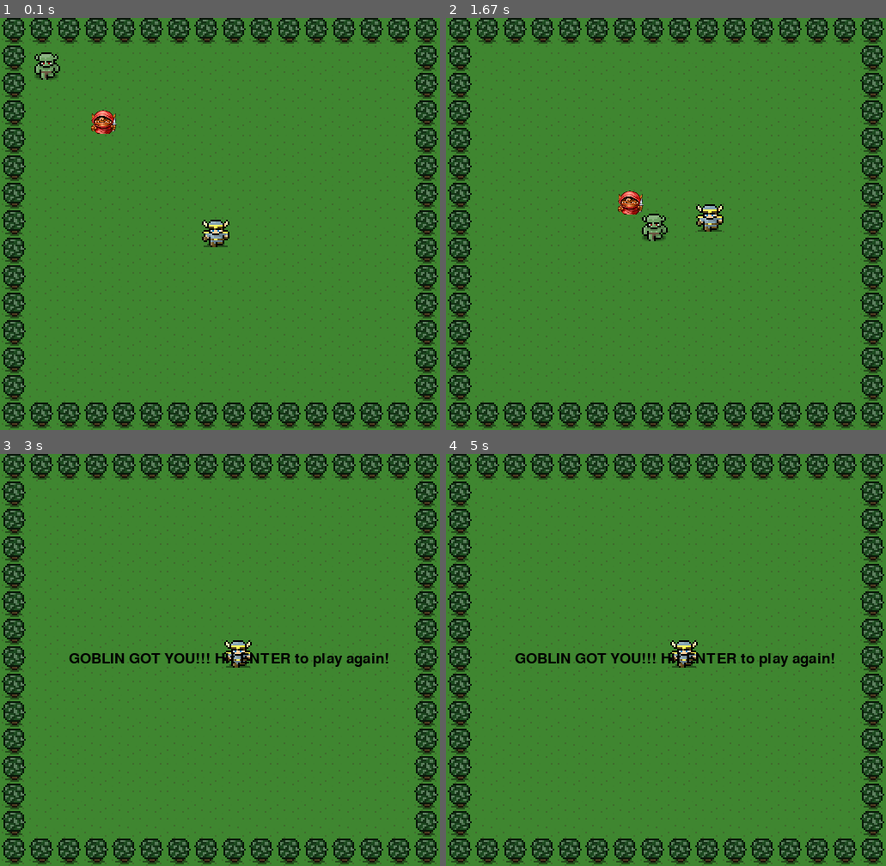
Above: before the commit, frames 1-4 (two rows, left to right).
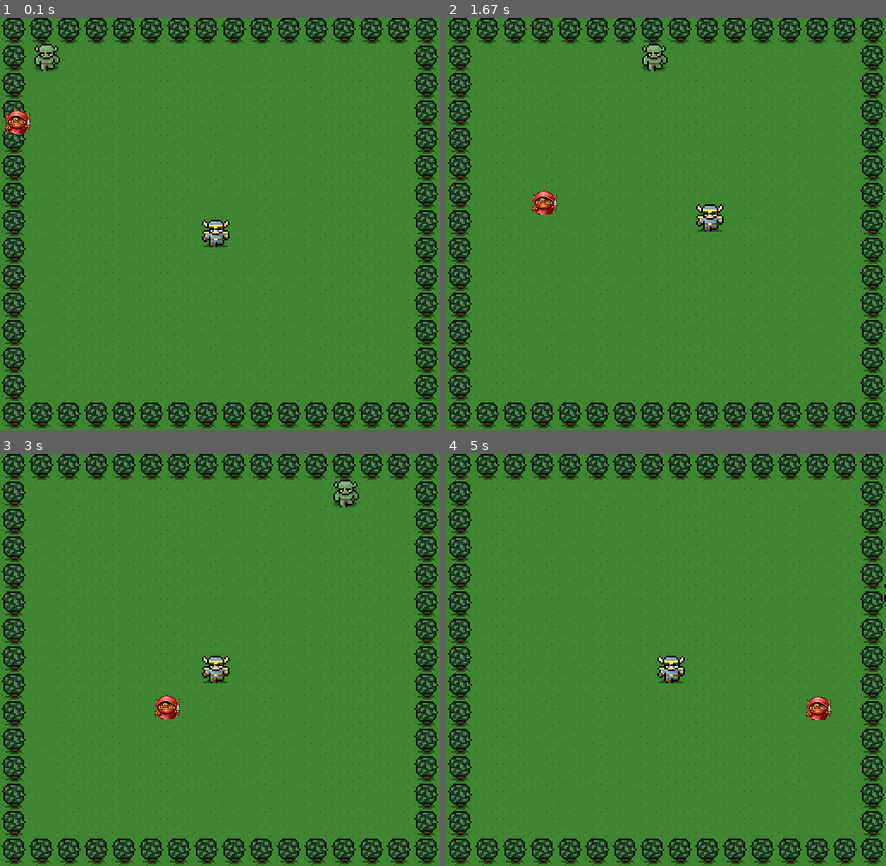
Above: after the commit, the same moments.

Repository: mtnzorro/digita_crafts_week3_python_pygame_monster_game
Game: pygame game, started from monster_game.py
Same seed, same stepped clock (60 frames per second), same inputs: the game is played once before the commit and once after it.
Inputs:
- Up to frame 1 (0.1 s): no input
- Up to frame 2 (1.67 s): hold Right 0.33-0.8 s; hold Up 0.83-1.13 s; hold Right 1.17-1.63 s
- Up to frame 3 (3 s): hold Left 1.67-2.2 s; hold Down 2.23-2.53 s; hold Left 2.57-2.97 s
- Up to frame 4 (5 s): hold Up 3-3.37 s; hold Right 3.4-4.03 s; hold Down 4.07-4.43 s; hold Left 4.47-4.93 s; hold Right from 4.97 s (still down)

The runs differ from the first frame. In frame 1, 0.9% of the frame differs, in the area x 1-27%, y 6-29%; in frame 2, 1.2%; in frame 3, 2.1%, in the area x 15-89%, y 6-65%; in frame 4, 1.7%.

Commit message:
Adds a change to goblin.change_dir() to reset the clock

Diff:
--- a/monster_game.py
+++ b/monster_game.py
@@ -28,14 +28,14 @@
     def change_dir(self):
         east_west = random.randint(1,2)
         if east_west == 1:
-            new_speed_x = -1
-        else:
-            new_speed_x = 1
+            new_speed_x = -2
+        else:
+            new_speed_x = 2
         north_south = random.randint(1,2)
         if north_south == 1:
-            new_speed_y = -1
-        else:
-            new_speed_y = 1
+            new_speed_y = -2
+        else:
+            new_speed_y = 2
         vert_horiz = random.randint(1,2)
         if vert_horiz == 1:
             self.speed_x = new_speed_x
@@ -108,36 +108,36 @@
         self.x = 30
         self.y = 30
         self.speed_x = 2
-        self.speed_y = 2
+        self.speed_y = 0
         self.img = pygame.image.load("images/monster.png").convert_alpha()
 
 
 class Goblin(Enemy):
-    def __init__(self, x, y):
-        self.x = x#random.randint(30, 300)
-        self.y = y#random.randint(30, 300)
+    def __init__(self):
+        self.x = 0#random.randint(30, 300)
+        self.y = 100#random.randint(30, 300)
         self.speed_x = 1
         self.speed_y = 1
         self.img = pygame.image.load('images/goblin.png').convert_alpha()
 
-    def change_dir(self):
-        east_west = random.randint(1,2)
-        if east_west == 1:
-            new_speed_x = -1
-        else:
-            new_speed_x = 1
-        north_south = random.randint(1,2)
-        if north_south == 1:
-            new_speed_y = -1
-        else:
-            new_speed_y = 1
-        vert_horiz = random.randint(1,2)
-        if vert_horiz == 1:
-            self.speed_x = new_speed_x
-            self.speed_y = 0
-        else:
-            self.speed_y = new_speed_y
-            self.speed_x = 0
+    # def change_dir(self):
+    #     east_west = random.randint(1,2)
+    #     if east_west == 1:
+    #         new_speed_x = -2
+    #     else:
+    #         new_speed_x = 2
+    #     north_south = random.randint(1,2)
+    #     if north_south == 1:
+    #         new_speed_y = -2
+    #     else:
+    #         new_speed_y = 2
+    #     vert_horiz = random.randint(1,2)
+    #     if vert_horiz == 1:
+    #         self.speed_x = new_speed_x
+    #         self.speed_y = 0
+    #     else:
+    #         self.speed_y = new_speed_y
+    #         self.speed_x = 0
 
     def contact(self, prey):
         if prey.x + 32 < self.x:
@@ -187,7 +187,7 @@
     #calling instances of Characters
     monster = Monster()
     hero = Hero()
-    goblin = Goblin(100, 100)
+    goblin = Goblin()
 
     #background image
     bkgr_image = pygame.image.load('images/background.png').convert_alpha()
@@ -196,7 +196,7 @@
     # now = time.time()
     # time_til_direction_change = now + 2
     #section below would go into the loop
-    # if now <= time_til_direction_change:
+    # if now >= time_til_direction_change:
     #     time_til_direction_change = now + 2
     # game loop
     stop_game = False
@@ -276,7 +276,7 @@
             change_dir_counter_monst = 120
         if change_dir_counter_gob == 0:
             goblin.change_dir()
-            change_dir_counter_monst = 120
+            change_dir_counter_gob = 120
 
 
 
